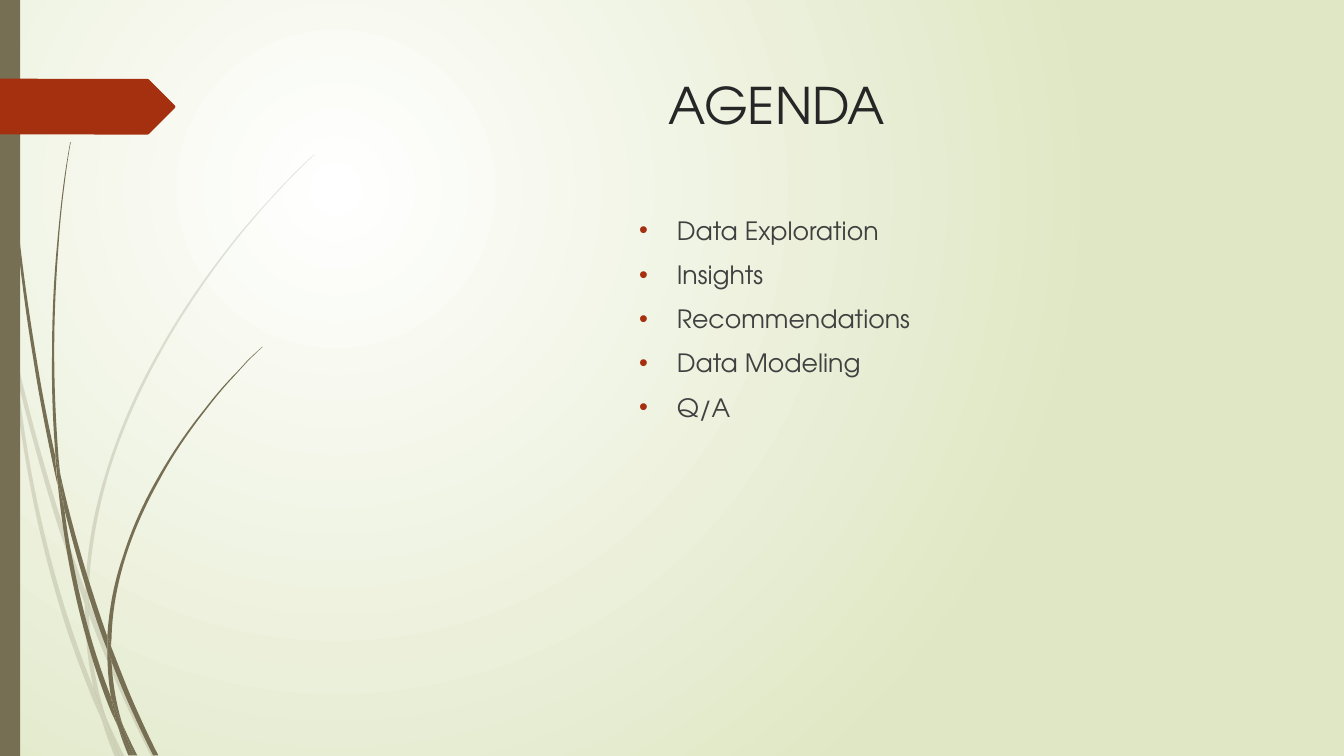
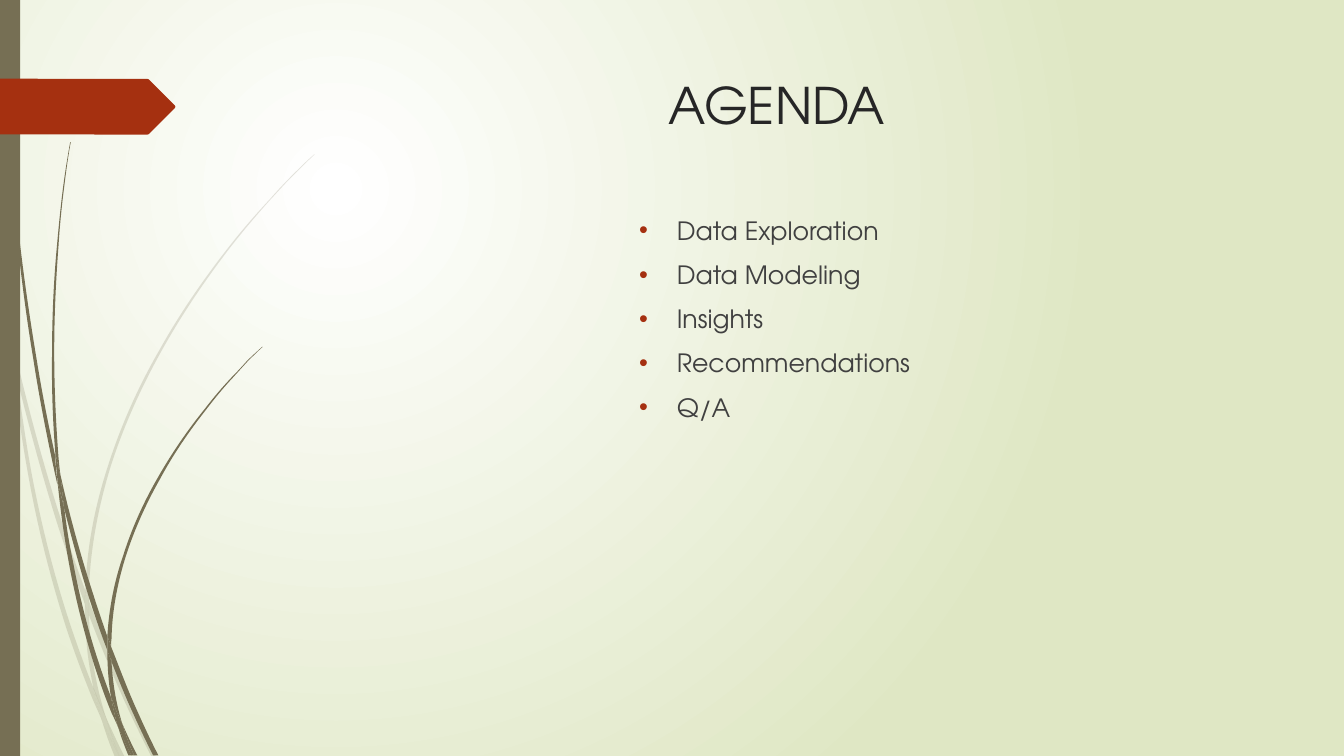
Before and after one commit to theshreyansh/Absenteeism-at-work, a slide deck: slide 2 of Business Report Absenteeism_at_work.pptx. Drawn at 1344x756 pixels with LibreOffice and Linux fonts; fonts in the diff are those of the drawing. Boxes give left, top, right and bottom in pixels: in the first picture for what was removed or moved away, otherwise in the second. Text is boxed around its words. In the diff, an @@ line names an element or a change of style, - is before the commit and + after.

Commit message:
Update report.pptx charts.xlsx automl-1 automl-2 data-modeling

```diff
--- a/Business Report Absenteeism_at_work.pptx
+++ b/Business Report Absenteeism_at_work.pptx
@@ text at [677,265,861,290]: paragraph added @@
+• Data Modeling
@@ text at [677,353,861,378]: paragraph removed @@
-• Data Modeling
```
Also in this commit, not shown: 4 other slides changed, 14 slides added, 2 slides removed, 7 other files.
